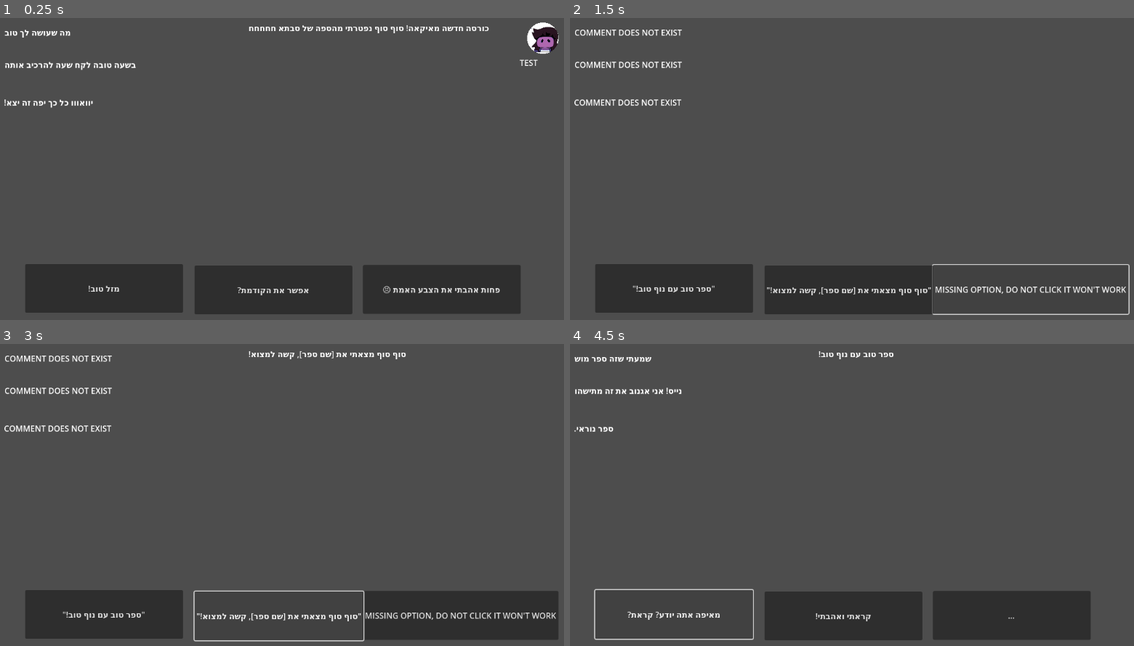
Above: before the commit, frames 1-4 (two rows, left to right).
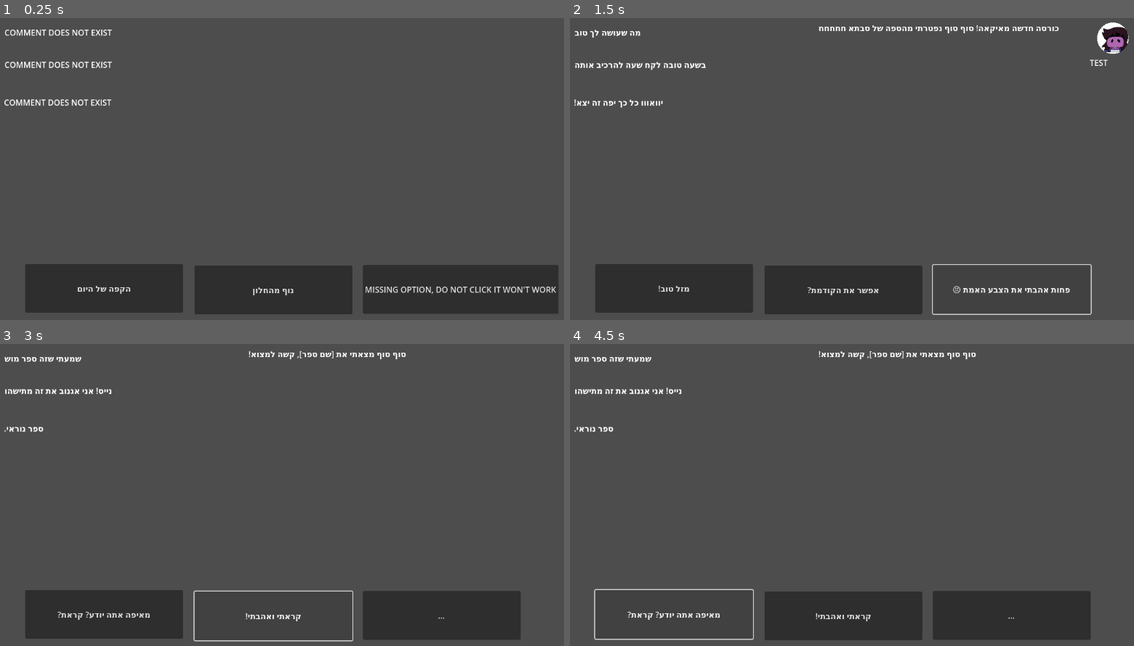
Above: after the commit, the same moments.

Repository: optimisticlucio/untitled-social-media-game
Game: Godot game, scene res://scenes/test_show_dialogue.tscn
Two runs of this game, one before a commit and one after it. Both use one fixed random seed, a clock stepped at 60 frames per second and the inputs below.
Inputs:
- Up to frame 1 (0.25 s): no input
- Up to frame 2 (1.5 s): click "אפשר את הקודמת?" (after the commit: "נוף מהחלון") at 0.5 s; click "MISSING OPTION, DO NOT CLICK …" (after the commit: "...") at 1.25 s
- Up to frame 3 (3 s): click "MISSING OPTION, DO NOT CLICK …" (after the commit: "פחות אהבתי את הצבע האמת 😣") at 2 s; click "'סוף סוף מצאתי את [שם ספר], ק…" at 2.75 s
- Up to frame 4 (4.5 s): click "'סוף סוף מצאתי את [שם ספר], ק…" (after the commit: "קראתי ואהבתי!") at 3.5 s; click "'ספר טוב עם נוף טוב!'" (after the commit: "מאיפה אתה יודע? קראת?") at 4.25 s

The runs differ from the first frame. In frame 1, 3.4% of the frame differs, in the area x 0-100%, y 1-98%; in frame 2, 3.1%; in frame 3, 2.7%; in frame 4, 0.3%.
Error before the commit: Invalid access to property or key 'text' on a base object of type 'Nil'. (res://scripts/test_show_dialogue.gd:45)
Error after the commit: Invalid access to property or key 'text' on a base object of type 'Nil'. (res://scripts/test_show_dialogue.gd:33)

Commit message:
more setup

Diff:
--- a/untitled-social-media-game/resources/posts/book_hard_to_find.tres
+++ b/untitled-social-media-game/resources/posts/book_hard_to_find.tres
@@ -1,13 +1,43 @@
-[gd_resource type="Resource" script_class="Post" load_steps=4 format=3 uid="uid://bthsfmqmqmj3u"]
+[gd_resource type="Resource" script_class="Post" load_steps=10 format=3 uid="uid://bthsfmqmqmj3u"]
 
 [ext_resource type="Script" uid="uid://cb3517j678pr5" path="res://scripts/dialogue/comment.gd" id="1_3svmh"]
 [ext_resource type="Script" uid="uid://dt2yiymblukj8" path="res://scripts/dialogue/dialogue_path.gd" id="2_sfmgb"]
 [ext_resource type="Script" uid="uid://bf22ll2o4qmne" path="res://scripts/dialogue/post.gd" id="3_vvb0y"]
 
+[sub_resource type="Resource" id="Resource_3svmh"]
+script = ExtResource("1_3svmh")
+text = "שמעתי שזה ספר מוש"
+metadata/_custom_type_script = "uid://cb3517j678pr5"
+
+[sub_resource type="Resource" id="Resource_sfmgb"]
+script = ExtResource("1_3svmh")
+text = "נייס! אני אגנוב את זה מתישהו"
+metadata/_custom_type_script = "uid://cb3517j678pr5"
+
+[sub_resource type="Resource" id="Resource_vvb0y"]
+script = ExtResource("1_3svmh")
+text = "ספר נוראי."
+metadata/_custom_type_script = "uid://cb3517j678pr5"
+
+[sub_resource type="Resource" id="Resource_1lmlw"]
+script = ExtResource("2_sfmgb")
+text = "מאיפה אתה יודע? קראת?"
+metadata/_custom_type_script = "uid://dt2yiymblukj8"
+
+[sub_resource type="Resource" id="Resource_1wtg1"]
+script = ExtResource("2_sfmgb")
+text = "קראתי ואהבתי!"
+metadata/_custom_type_script = "uid://dt2yiymblukj8"
+
+[sub_resource type="Resource" id="Resource_gqb02"]
+script = ExtResource("2_sfmgb")
+text = "..."
+metadata/_custom_type_script = "uid://dt2yiymblukj8"
+
 [resource]
 script = ExtResource("3_vvb0y")
 text = "סוף סוף מצאתי את [שם ספר], קשה למצוא!"
 amount_of_likes = 0
-comments = Array[ExtResource("1_3svmh")]([null, null, null])
-dialogue_options = Array[ExtResource("2_sfmgb")]([])
+comments = Array[ExtResource("1_3svmh")]([SubResource("Resource_3svmh"), SubResource("Resource_sfmgb"), SubResource("Resource_vvb0y")])
+dialogue_options = Array[ExtResource("2_sfmgb")]([SubResource("Resource_1lmlw"), SubResource("Resource_1wtg1"), SubResource("Resource_gqb02")])
 metadata/_custom_type_script = "uid://bf22ll2o4qmne"
--- /dev/null
+++ b/untitled-social-media-game/resources/posts/first_coffee.tres
@@ -0,0 +1,41 @@
+[gd_resource type="Resource" script_class="Post" load_steps=11 format=3 uid="uid://dvxgtyubtym6q"]
+
+[ext_resource type="Script" uid="uid://cb3517j678pr5" path="res://scripts/dialogue/comment.gd" id="1_s2dco"]
+[ext_resource type="Script" uid="uid://dt2yiymblukj8" path="res://scripts/dialogue/dialogue_path.gd" id="2_kd5rw"]
+[ext_resource type="Resource" uid="uid://odrx744jqk4x" path="res://resources/users/mom.tres" id="2_tnkp7"]
+[ext_resource type="Texture2D" uid="uid://sf6t1pypm525" path="res://assets/img/test_img_coffee.png" id="3_kd5rw"]
+[ext_resource type="Script" uid="uid://bf22ll2o4qmne" path="res://scripts/dialogue/post.gd" id="3_sn7pp"]
+[ext_resource type="Resource" uid="uid://dk1vq0dlhgfn" path="res://resources/posts/grandmas_couch.tres" id="4_a4pik"]
+
+[sub_resource type="Resource" id="Resource_kd5rw"]
+script = ExtResource("1_s2dco")
+text = "מושלם! ♥ ♥ ♥ ♥ ♥ "
+poster = ExtResource("2_tnkp7")
+metadata/_custom_type_script = "uid://cb3517j678pr5"
+
+[sub_resource type="Resource" id="Resource_bni0d"]
+script = ExtResource("2_kd5rw")
+text = " אין מושלם ממך!"
+leads_to = ExtResource("4_a4pik")
+metadata/_custom_type_script = "uid://dt2yiymblukj8"
+
+[sub_resource type="Resource" id="Resource_qihk3"]
+script = ExtResource("2_kd5rw")
+text = "3>"
+leads_to = ExtResource("4_a4pik")
+metadata/_custom_type_script = "uid://dt2yiymblukj8"
+
+[sub_resource type="Resource" id="Resource_e3528"]
+script = ExtResource("2_kd5rw")
+text = "..."
+leads_to = ExtResource("4_a4pik")
+metadata/_custom_type_script = "uid://dt2yiymblukj8"
+
+[resource]
+script = ExtResource("3_sn7pp")
+text = "ממלאים את המצברים!"
+img = ExtResource("3_kd5rw")
+amount_of_likes = 0
+comments = Array[ExtResource("1_s2dco")]([SubResource("Resource_kd5rw")])
+dialogue_options = Array[ExtResource("2_kd5rw")]([SubResource("Resource_bni0d"), SubResource("Resource_qihk3"), SubResource("Resource_e3528")])
+metadata/_custom_type_script = "uid://bf22ll2o4qmne"
--- /dev/null
+++ b/untitled-social-media-game/resources/posts/first_view.tres
@@ -0,0 +1,45 @@
+[gd_resource type="Resource" script_class="Post" load_steps=11 format=3 uid="uid://2qtretvovq5d"]
+
+[ext_resource type="Script" uid="uid://cb3517j678pr5" path="res://scripts/dialogue/comment.gd" id="1_jt182"]
+[ext_resource type="Resource" uid="uid://odrx744jqk4x" path="res://resources/users/mom.tres" id="2_ta27n"]
+[ext_resource type="Script" uid="uid://dt2yiymblukj8" path="res://scripts/dialogue/dialogue_path.gd" id="2_vbbwa"]
+[ext_resource type="Script" uid="uid://bf22ll2o4qmne" path="res://scripts/dialogue/post.gd" id="3_ta27n"]
+[ext_resource type="Resource" uid="uid://ixbdnweivkhx" path="res://resources/test_user.tres" id="3_vbbwa"]
+[ext_resource type="Resource" uid="uid://dk1vq0dlhgfn" path="res://resources/posts/grandmas_couch.tres" id="4_k6ybg"]
+
+[sub_resource type="Resource" id="Resource_k6ybg"]
+script = ExtResource("1_jt182")
+text = "מושלם! ♥ ♥ ♥ ♥ ♥"
+poster = ExtResource("2_ta27n")
+metadata/_custom_type_script = "uid://cb3517j678pr5"
+
+[sub_resource type="Resource" id="Resource_33fp3"]
+script = ExtResource("2_vbbwa")
+text = "אין מושלם ממך!"
+leads_to = ExtResource("4_k6ybg")
+metadata/_custom_type_script = "uid://dt2yiymblukj8"
+
+[sub_resource type="Resource" id="Resource_q53b7"]
+script = ExtResource("2_vbbwa")
+text = "<3"
+leads_to = ExtResource("4_k6ybg")
+metadata/_custom_type_script = "uid://dt2yiymblukj8"
+
+[sub_resource type="Resource" id="Resource_0sq2s"]
+script = ExtResource("2_vbbwa")
+text = "..."
+leads_to = ExtResource("4_k6ybg")
+metadata/_custom_type_script = "uid://dt2yiymblukj8"
+
+[resource]
+script = ExtResource("3_ta27n")
+text = "\"בגן העדן של ילדות
+אשר היה פורח,
+הייתי חלק מהנוף
+היום אני אורח\" - שלמה ארצי
+"
+posting_user = ExtResource("3_vbbwa")
+amount_of_likes = 0
+comments = Array[ExtResource("1_jt182")]([SubResource("Resource_k6ybg")])
+dialogue_options = Array[ExtResource("2_vbbwa")]([SubResource("Resource_33fp3"), SubResource("Resource_q53b7"), SubResource("Resource_0sq2s")])
+metadata/_custom_type_script = "uid://bf22ll2o4qmne"
--- /dev/null
+++ b/untitled-social-media-game/resources/posts/selection_window_first_post.tres
@@ -0,0 +1,27 @@
+[gd_resource type="Resource" script_class="Post" load_steps=8 format=3 uid="uid://bup25txy4u6ov"]
+
+[ext_resource type="Script" uid="uid://cb3517j678pr5" path="res://scripts/dialogue/comment.gd" id="1_kbxrt"]
+[ext_resource type="Script" uid="uid://dt2yiymblukj8" path="res://scripts/dialogue/dialogue_path.gd" id="2_osxve"]
+[ext_resource type="Resource" uid="uid://dvxgtyubtym6q" path="res://resources/posts/first_coffee.tres" id="3_xbocn"]
+[ext_resource type="Script" uid="uid://bf22ll2o4qmne" path="res://scripts/dialogue/post.gd" id="3_yqyq0"]
+[ext_resource type="Resource" uid="uid://2qtretvovq5d" path="res://resources/posts/first_view.tres" id="4_glt87"]
+
+[sub_resource type="Resource" id="Resource_usbmn"]
+script = ExtResource("2_osxve")
+text = "הקפה של היום"
+leads_to = ExtResource("3_xbocn")
+metadata/_custom_type_script = "uid://dt2yiymblukj8"
+
+[sub_resource type="Resource" id="Resource_1fbkl"]
+script = ExtResource("2_osxve")
+text = "נוף מהחלון"
+leads_to = ExtResource("4_glt87")
+metadata/_custom_type_script = "uid://dt2yiymblukj8"
+
+[resource]
+script = ExtResource("3_yqyq0")
+text = ""
+amount_of_likes = 0
+comments = Array[ExtResource("1_kbxrt")]([])
+dialogue_options = Array[ExtResource("2_osxve")]([SubResource("Resource_usbmn"), SubResource("Resource_1fbkl")])
+metadata/_custom_type_script = "uid://bf22ll2o4qmne"
--- /dev/null
+++ b/untitled-social-media-game/resources/users/mom.tres
@@ -0,0 +1,8 @@
+[gd_resource type="Resource" script_class="User" load_steps=2 format=3 uid="uid://odrx744jqk4x"]
+
+[ext_resource type="Script" uid="uid://c7r2vbi24kh11" path="res://scripts/dialogue/user.gd" id="1_e0h02"]
+
+[resource]
+script = ExtResource("1_e0h02")
+username = "mom<3"
+metadata/_custom_type_script = "uid://c7r2vbi24kh11"
--- a/untitled-social-media-game/scenes/test_show_dialogue.tscn
+++ b/untitled-social-media-game/scenes/test_show_dialogue.tscn
@@ -1,8 +1,8 @@
 [gd_scene load_steps=9 format=3 uid="uid://blxketcaxxrdi"]
 
 [ext_resource type="Script" uid="uid://bd8k1dyo61fn8" path="res://scripts/test_show_dialogue.gd" id="1_wnj11"]
+[ext_resource type="Resource" uid="uid://bup25txy4u6ov" path="res://resources/posts/selection_window_first_post.tres" id="2_73jmb"]
 [ext_resource type="Texture2D" uid="uid://0o4003fqeepu" path="res://assets/img/test_susie.png" id="2_u0tim"]
-[ext_resource type="Resource" uid="uid://dk1vq0dlhgfn" path="res://resources/posts/grandmas_couch.tres" id="2_yugw6"]
 [ext_resource type="Texture2D" uid="uid://sf6t1pypm525" path="res://assets/img/test_img_coffee.png" id="3_cttba"]
 [ext_resource type="PackedScene" uid="uid://dop1w0ppp7jpt" path="res://scenes/test_comment.tscn" id="5_2bquf"]
 [ext_resource type="PackedScene" uid="uid://crux41ld1b4am" path="res://scenes/test_option.tscn" id="6_73jmb"]
@@ -18,7 +18,7 @@
 
 [node name="Node2D" type="Node2D"]
 script = ExtResource("1_wnj11")
-initialPost = ExtResource("2_yugw6")
+initialPost = ExtResource("2_73jmb")
 
 [node name="UserUsername" type="Label" parent="."]
 offset_left = 1054.0
--- a/untitled-social-media-game/scripts/dialogue/comment.gd
+++ b/untitled-social-media-game/scripts/dialogue/comment.gd
@@ -2,4 +2,4 @@
 class_name Comment
 
 @export_multiline var text: String = "Comment text not set!"
-# @export var poster: User
+@export var poster: User
